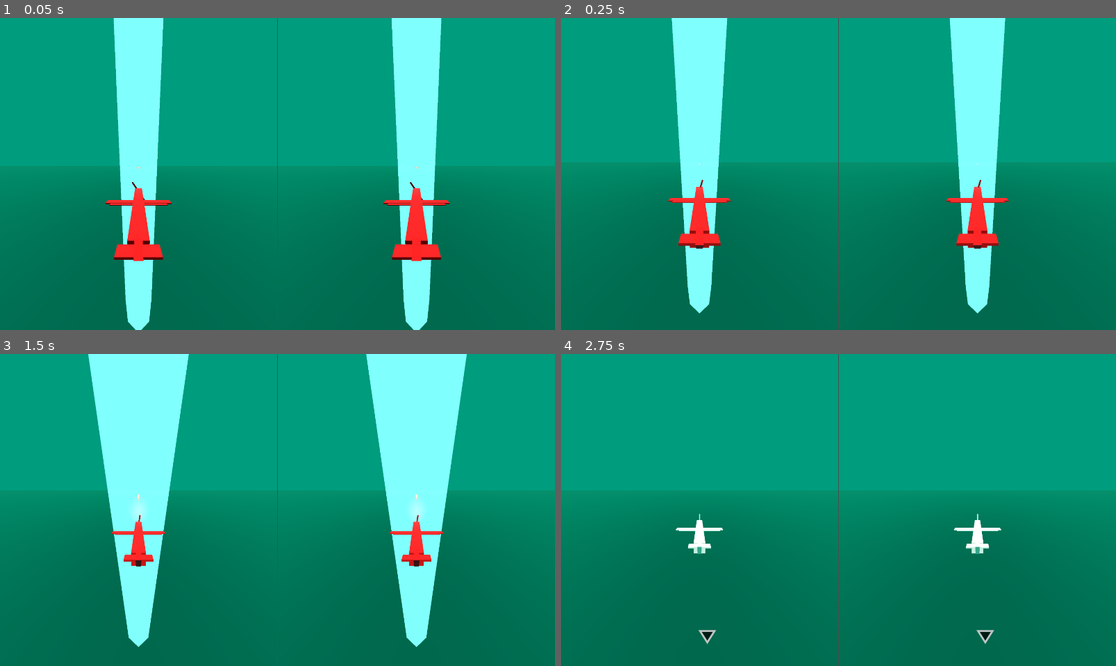
Above: before the commit, frames 1-4 (two rows, left to right).
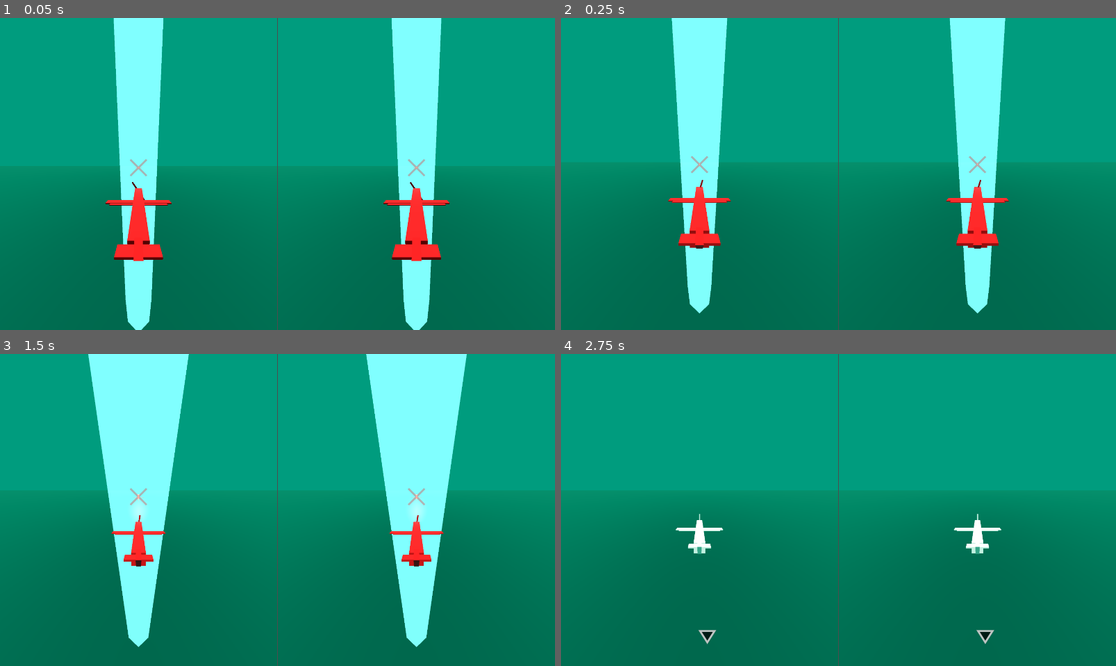
Above: after the commit, the same moments.

Repository: proximadams/Paper-Pilots
Game: Godot game, scene res://scenes/level.tscn
The game is run twice, just before and just after one commit, with the same random seed, the same clock (stepped at 60 frames per second) and the same inputs.
Inputs:
- Up to frame 1 (0.05 s): no input
- Up to frame 2 (0.25 s): no input
- Up to frame 3 (1.5 s): no input
- Up to frame 4 (2.75 s): no input

The runs differ from the first frame. In frame 1, 0.1% of the frame differs, in the area x 23-77%, y 45-51%; in frame 2, 0.1%; in frame 3, 0.1%, in the area x 23-77%, y 42-49%; in frame 4, nothing differs.

Commit message:
targets on screen

Diff:
--- /dev/null
+++ b/icons/target.svg
@@ -0,0 +1 @@
+<svg xmlns="http://www.w3.org/2000/svg" height="128px" viewBox="0 -960 960 960" width="128px" fill="#000000"><path d="M450-40v-75q-137-14-228-105T117-448H42v-60h75q14-137 105-228t228-105v-75h60v75q137 14 228 105t105 228h75v60h-75q-14 137-105 228T510-115v75h-60Zm30-134q125 0 214.5-89.5T784-478q0-125-89.5-214.5T480-782q-125 0-214.5 89.5T176-478q0 125 89.5 214.5T480-174Z"/></svg>
--- /dev/null
+++ b/icons/target_hitable.svg
@@ -0,0 +1 @@
+<svg xmlns="http://www.w3.org/2000/svg" height="128px" viewBox="0 -960 960 960" width="128px" fill="#ff0000"><path d="m249-207-42-42 231-231-231-231 42-42 231 231 231-231 42 42-231 231 231 231-42 42-231-231-231 231Z"/></svg>
--- a/scenes/level.tscn
+++ b/scenes/level.tscn
@@ -1,8 +1,9 @@
-[gd_scene load_steps=8 format=3 uid="uid://cag2pq2wvu8rw"]
+[gd_scene load_steps=9 format=3 uid="uid://cag2pq2wvu8rw"]
 
 [ext_resource type="PackedScene" uid="uid://b58w5vg0q13f8" path="res://scenes/player.tscn" id="1_2q6dc"]
 [ext_resource type="Script" uid="uid://bv32pulmq6j8j" path="res://scripts/player_camera.gd" id="1_w7c3h"]
 [ext_resource type="PackedScene" uid="uid://cen3owr6ivv1w" path="res://scenes/enemy_indicator_arrow.tscn" id="3_w8frs"]
+[ext_resource type="PackedScene" uid="uid://ctruhln5g3qvm" path="res://scenes/target.tscn" id="4_mx8sn"]
 
 [sub_resource type="Environment" id="Environment_2q6dc"]
 background_mode = 1
@@ -90,7 +91,7 @@
 size = Vector2i(1150, 1296)
 render_target_update_mode = 4
 
-[node name="Camera3D" type="Camera3D" parent="GridContainer/p1SubViewportContainer/SubViewport" node_paths=PackedStringArray("followTarget", "lookAtTarget", "player", "enemyArrow")]
+[node name="Camera3D" type="Camera3D" parent="GridContainer/p1SubViewportContainer/SubViewport" node_paths=PackedStringArray("followTarget", "lookAtTarget", "player", "enemyOffscreen", "enemyOnscreen")]
 transform = Transform3D(1, 0, 0, 0, 0.886204, 0.463296, 0, -0.463296, 0.886204, 0, 3.5, 35)
 current = true
 fov = 135.0
@@ -98,9 +99,12 @@
 followTarget = NodePath("../../../../Player1/CameraFollow")
 lookAtTarget = NodePath("../../../../Player1/CameraLookAt")
 player = NodePath("../../../../Player1")
-enemyArrow = NodePath("../EnemyIndicatorArrow")
+enemyOffscreen = NodePath("../EnemyIndicatorArrow")
+enemyOnscreen = NodePath("../Target")
 
 [node name="EnemyIndicatorArrow" parent="GridContainer/p1SubViewportContainer/SubViewport" instance=ExtResource("3_w8frs")]
+
+[node name="Target" parent="GridContainer/p1SubViewportContainer/SubViewport" instance=ExtResource("4_mx8sn")]
 
 [node name="p2SubViewportContainer" type="SubViewportContainer" parent="GridContainer"]
 layout_mode = 2
@@ -113,7 +117,7 @@
 size = Vector2i(1150, 1296)
 render_target_update_mode = 4
 
-[node name="Camera3D" type="Camera3D" parent="GridContainer/p2SubViewportContainer/SubViewport" node_paths=PackedStringArray("followTarget", "lookAtTarget", "player", "enemyArrow")]
+[node name="Camera3D" type="Camera3D" parent="GridContainer/p2SubViewportContainer/SubViewport" node_paths=PackedStringArray("followTarget", "lookAtTarget", "player", "enemyOffscreen", "enemyOnscreen")]
 transform = Transform3D(-1, 4.05026e-08, -7.74744e-08, 0, 0.886204, 0.463296, 8.74228e-08, 0.463296, -0.886204, 0, 3.5, -35)
 current = true
 fov = 135.0
@@ -121,6 +125,9 @@
 followTarget = NodePath("../../../../Player2/CameraFollow")
 lookAtTarget = NodePath("../../../../Player2/CameraLookAt")
 player = NodePath("../../../../Player2")
-enemyArrow = NodePath("../EnemyIndicatorArrow")
+enemyOffscreen = NodePath("../EnemyIndicatorArrow")
+enemyOnscreen = NodePath("../Target")
 
 [node name="EnemyIndicatorArrow" parent="GridContainer/p2SubViewportContainer/SubViewport" instance=ExtResource("3_w8frs")]
+
+[node name="Target" parent="GridContainer/p2SubViewportContainer/SubViewport" instance=ExtResource("4_mx8sn")]
--- /dev/null
+++ b/scenes/target.tscn
@@ -0,0 +1,33 @@
+[gd_scene load_steps=4 format=3 uid="uid://ctruhln5g3qvm"]
+
+[ext_resource type="Texture2D" uid="uid://cmqbe88xurbie" path="res://icons/target.svg" id="1_b37e2"]
+[ext_resource type="Script" uid="uid://7ts2swdpqyoe" path="res://scripts/target.gd" id="1_nlbrr"]
+[ext_resource type="Texture2D" uid="uid://bl8xuisdgewo1" path="res://icons/target_hitable.svg" id="2_b5a2r"]
+
+[node name="Target" type="Control"]
+modulate = Color(1, 1, 1, 0.745098)
+layout_mode = 3
+anchors_preset = 0
+offset_right = 128.0
+offset_bottom = 128.0
+pivot_offset = Vector2(64, 64)
+script = ExtResource("1_nlbrr")
+
+[node name="UnhitableTexture" type="TextureRect" parent="."]
+modulate = Color(1, 1, 1, 0.392157)
+layout_mode = 0
+offset_left = -32.0
+offset_top = -32.0
+offset_right = 96.0
+offset_bottom = 96.0
+texture = ExtResource("1_b37e2")
+
+[node name="HitableTexture" type="TextureRect" parent="."]
+visible = false
+modulate = Color(1, 1, 1, 0.392157)
+layout_mode = 0
+offset_left = -32.0
+offset_top = -32.0
+offset_right = 96.0
+offset_bottom = 96.0
+texture = ExtResource("2_b5a2r")
--- a/scripts/player_camera.gd
+++ b/scripts/player_camera.gd
@@ -1,11 +1,12 @@
 extends Camera3D
 
-@export var followTarget: Node3D
-@export var lookAtTarget: Node3D
-@export var player      : CharacterBody3D
-@export var enemyArrow  : Control
+@export var followTarget  : Node3D
+@export var lookAtTarget  : Node3D
+@export var player        : CharacterBody3D
+@export var enemyOffscreen: Control
+@export var enemyOnscreen : Control
 
-var enemyArrowOffset := Vector2(32.0, 32.0)
+var reticleOffset := Vector2(32.0, 32.0)
 
 @onready var viewport = get_parent()
 
@@ -13,17 +14,22 @@
 	global_position = lerp(global_position, followTarget.global_position, 0.15)
 	look_at(lookAtTarget.global_position)
 	if is_position_in_frustum(player.enemyPlayer.global_position):
-		enemyArrow.hide()
+		var screenPosition    := unproject_position(player.enemyPlayer.global_position)
+		enemyOnscreen.global_position = Vector2(screenPosition - reticleOffset)
+		enemyOnscreen.set_hitable(player.enemyPlayer.isHitable)
+		enemyOffscreen.hide()
+		enemyOnscreen.show()
 	else:
 		var viewportCentre    := Vector2(viewport.size) / 2.0
 		var localToCamera     := to_local(player.enemyPlayer.global_position)
 		var screenPosition    := Vector2(localToCamera.x, -localToCamera.y)
-		var maxScreenPosition := viewportCentre - enemyArrowOffset
+		var maxScreenPosition := viewportCentre - reticleOffset
 		if screenPosition.abs().aspect() > maxScreenPosition.abs().aspect():
 			screenPosition.x *= maxScreenPosition.x / abs(screenPosition.x)
 		else:
 			screenPosition.y *= maxScreenPosition.y / abs(screenPosition.y)
-		enemyArrow.show()
-		enemyArrow.global_position = Vector2(viewportCentre + screenPosition - enemyArrowOffset)
+		enemyOffscreen.global_position = Vector2(viewportCentre + screenPosition - reticleOffset)
 		var angle = Vector2.LEFT.angle_to(screenPosition)
-		enemyArrow.rotation = angle
+		enemyOffscreen.rotation = angle
+		enemyOffscreen.show()
+		enemyOnscreen.hide()
--- /dev/null
+++ b/scripts/target.gd
@@ -0,0 +1,8 @@
+extends Control
+
+@onready var hitableTexture  : TextureRect = $HitableTexture
+@onready var unhitableTexture: TextureRect = $UnhitableTexture
+
+func set_hitable(valueGiven: bool) -> void:
+	hitableTexture.visible   = valueGiven
+	unhitableTexture.visible = !valueGiven
Not shown, added: icons/target.svg.import
Not shown, added: icons/target_hitable.svg.import
Not shown, added: scripts/target.gd.uid
